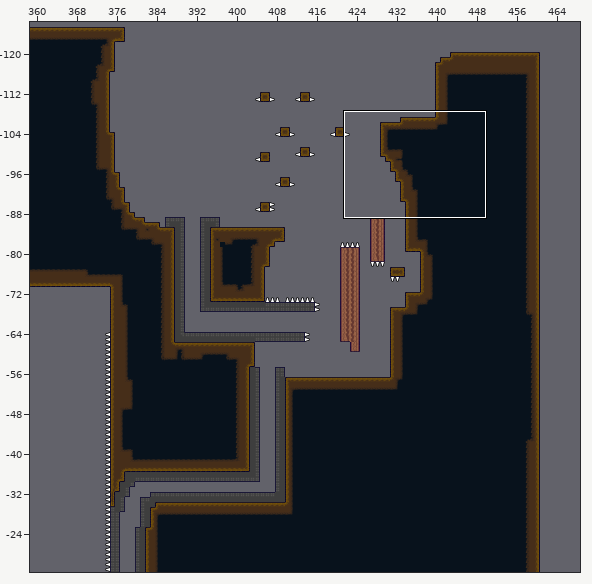
One commit to this Tiled map: Assets/Tiled Levels/Level 1.tmx. The first picture is a wide view before the edit; the outline marks the close-up.
Close-up. Before:
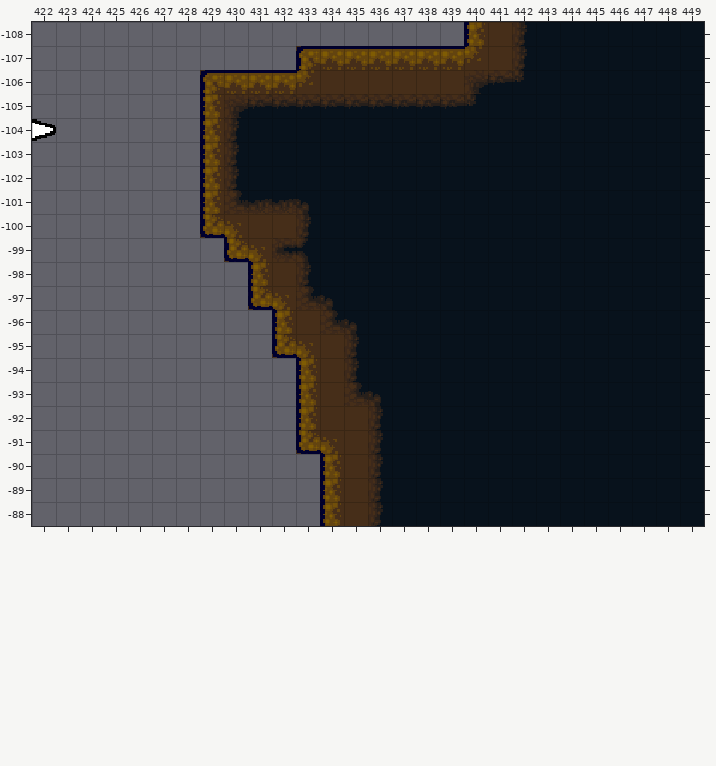
Cells are 16x16 px. Shown: x 422..449, y -108..-88. The commit also changed other parts of the map, which this record leaves out.
New version:
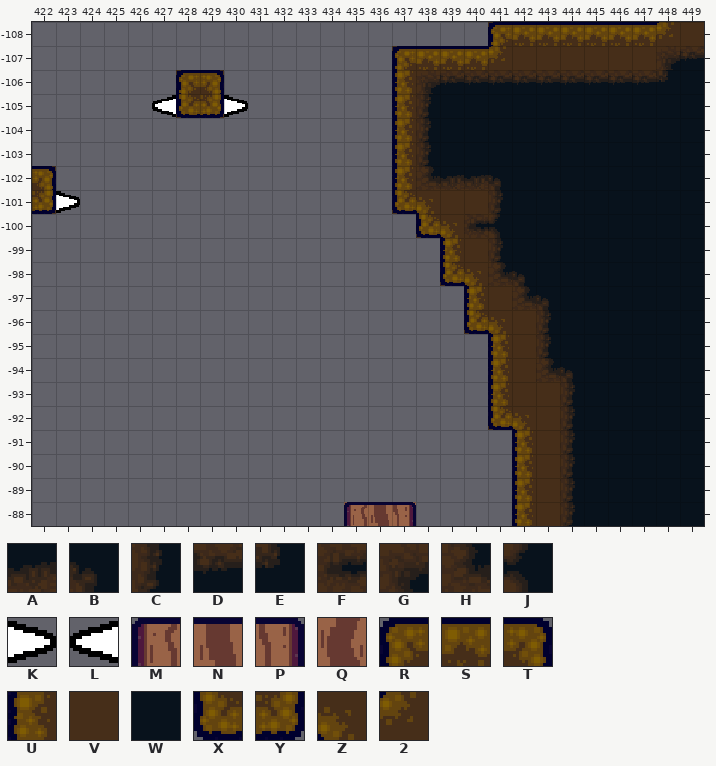
Key: from "Deny Phase 1-2 Transition": A 1, B 2, C 5, D 7, E 8, F 9, G 16, H 19, J 42; from "Spikes": K 3, L 5; from "Wood based tiles": M 30, N 31, P 32, Q 37; from "mini_deny_tilemap5": R 0, S 1, T 2, U 16, V 17, W 20, X 32, Y 34, Z 130, 2 146.
_ is an empty cell, # one hidden under a higher layer.
Diff:
{"where": "layer \"prototype\""}
{"y":-108,"x":440,"old":"#","new":"_"}
{"y":-107,"x":433,"old":"V###","new":"____"}
{"y":-106,"x":428,"old":"_","new":"V"}
{"y":-106,"x":430,"old":"#######","new":"_______"}
{"y":-105,"x":428,"old":"_","new":"V"}
{"y":-105,"x":430,"old":"#######","new":"_______"}
{"y":-104,"x":429,"old":"########","new":"________"}
{"y":-103,"x":429,"old":"########","new":"________"}
{"y":-102,"x":422,"old":"_","new":"V"}
{"y":-102,"x":429,"old":"########","new":"________"}
{"y":-101,"x":422,"old":"_","new":"V"}
{"y":-101,"x":429,"old":"#########","new":"________V"}
{"y":-100,"x":429,"old":"V#########","new":"_________V"}
{"y":-99,"x":430,"old":"V########","new":"_________"}
{"y":-98,"x":431,"old":"#########","new":"________V"}
{"y":-97,"x":431,"old":"V########","new":"_________"}
{"y":-96,"x":432,"old":"#########","new":"________V"}
{"y":-95,"x":432,"old":"V########","new":"_________"}
{"y":-94,"x":433,"old":"########","new":"________"}
{"y":-93,"x":433,"old":"########","new":"________"}
{"y":-92,"x":433,"old":"#########","new":"________V"}
{"y":-91,"x":433,"old":"V########","new":"_________"}
{"y":-90,"x":434,"old":"########","new":"________"}
{"y":-89,"x":434,"old":"########","new":"________"}
{"y":-88,"x":434,"old":"##","new":"_Q"}
{"y":-88,"x":437,"old":"#####","new":"Q____"}
{"where": "layer \"ground\""}
{"y":-108,"x":440,"old":"UVCWWWWWWW","new":"_RSSSSSS2V"}
{"y":-107,"x":433,"old":"RSSSS","new":"____R"}
{"y":-107,"x":440,"old":"2VCWWWWWWW","new":"S2VVVVVVGD"}
{"y":-106,"x":428,"old":"_RSSS2VVVVVVG","new":"RT_______UGDD"}
{"y":-106,"x":442,"old":"EWWWWWW","new":"DDDDDDE"}
{"y":-105,"x":428,"old":"_UGDDDDDDDDDE","new":"XY_______UCWW"}
{"y":-104,"x":429,"old":"UCWWWWWWWW","new":"________UC"}
{"y":-103,"x":429,"old":"UCWWWWWWWW","new":"________UC"}
{"y":-102,"x":422,"old":"_","new":"T"}
{"y":-102,"x":429,"old":"UCWWWWWWWWWWW","new":"________UHAAB"}
{"y":-101,"x":422,"old":"_","new":"Y"}
{"y":-101,"x":429,"old":"UHAABWWWWWWWW","new":"________XZVVC"}
{"y":-100,"x":429,"old":"XZVVCWWWWWWWW","new":"_________XZFJ"}
{"y":-99,"x":430,"old":"XZFJWWWWWWWW","new":"_________UVC"}
{"y":-98,"x":431,"old":"UVCWWWWWWWWW","new":"________XZHB"}
{"y":-97,"x":431,"old":"XZHBWWWWWWWWW","new":"_________UVHB"}
{"y":-96,"x":432,"old":"UVHBWWWWWWWW","new":"________XZVC"}
{"y":-95,"x":432,"old":"XZVCWWWWWWWW","new":"_________UVC"}
{"y":-94,"x":433,"old":"UVCWWWWWWWWW","new":"________UVHB"}
{"y":-93,"x":433,"old":"UVHBWWWWWWWW","new":"________UVVC"}
{"y":-92,"x":433,"old":"UVVCWWWWWWWW","new":"________XZVC"}
{"y":-91,"x":433,"old":"XZVCWWWWWWWW","new":"_________UVC"}
{"y":-90,"x":434,"old":"UVCWWWWWWWW","new":"________UVC"}
{"y":-89,"x":434,"old":"UVCWWWWWWWW","new":"________UVC"}
{"y":-88,"x":434,"old":"UVCWWWWWWWW","new":"_MNP____UVC"}
{"where": "layer \"spikes\""}
{"y":-105,"x":427,"old":"_","new":"L"}
{"y":-105,"x":430,"old":"_","new":"K"}
{"y":-104,"x":422,"old":"K","new":"_"}
{"y":-101,"x":423,"old":"_","new":"K"}
